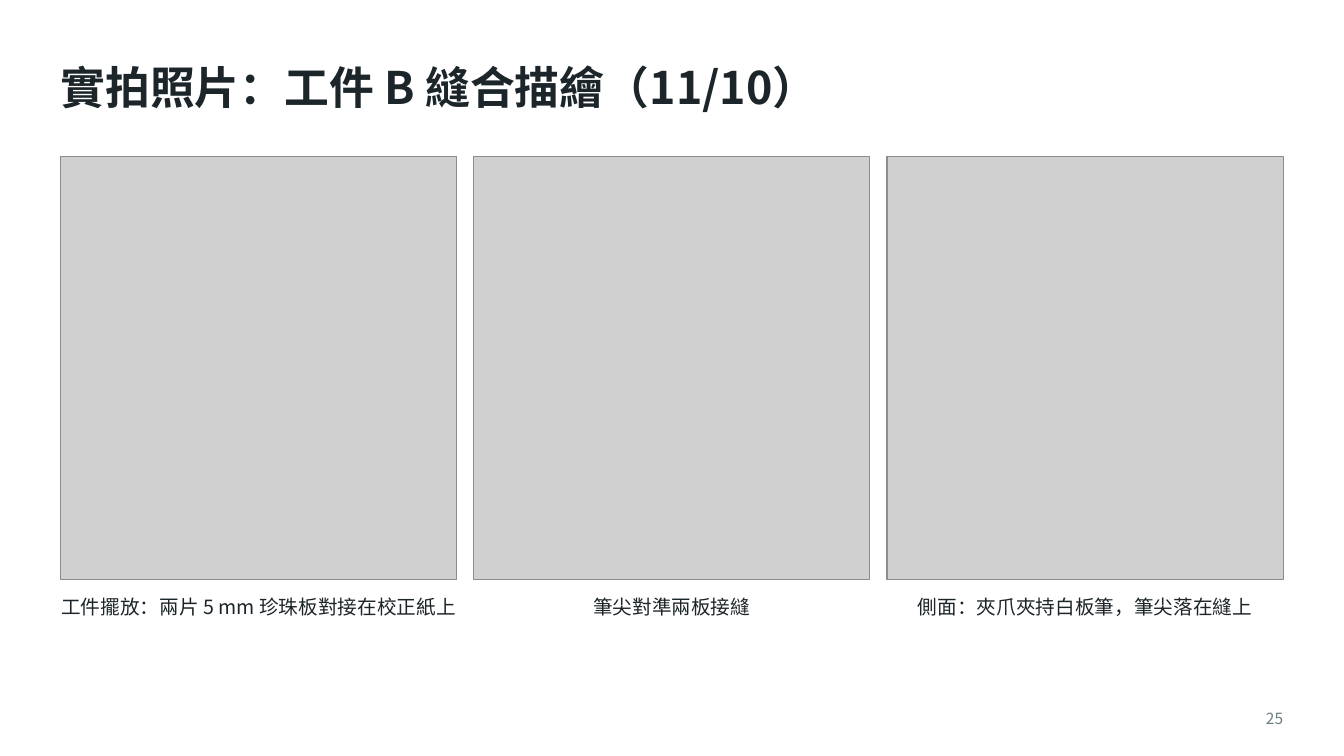
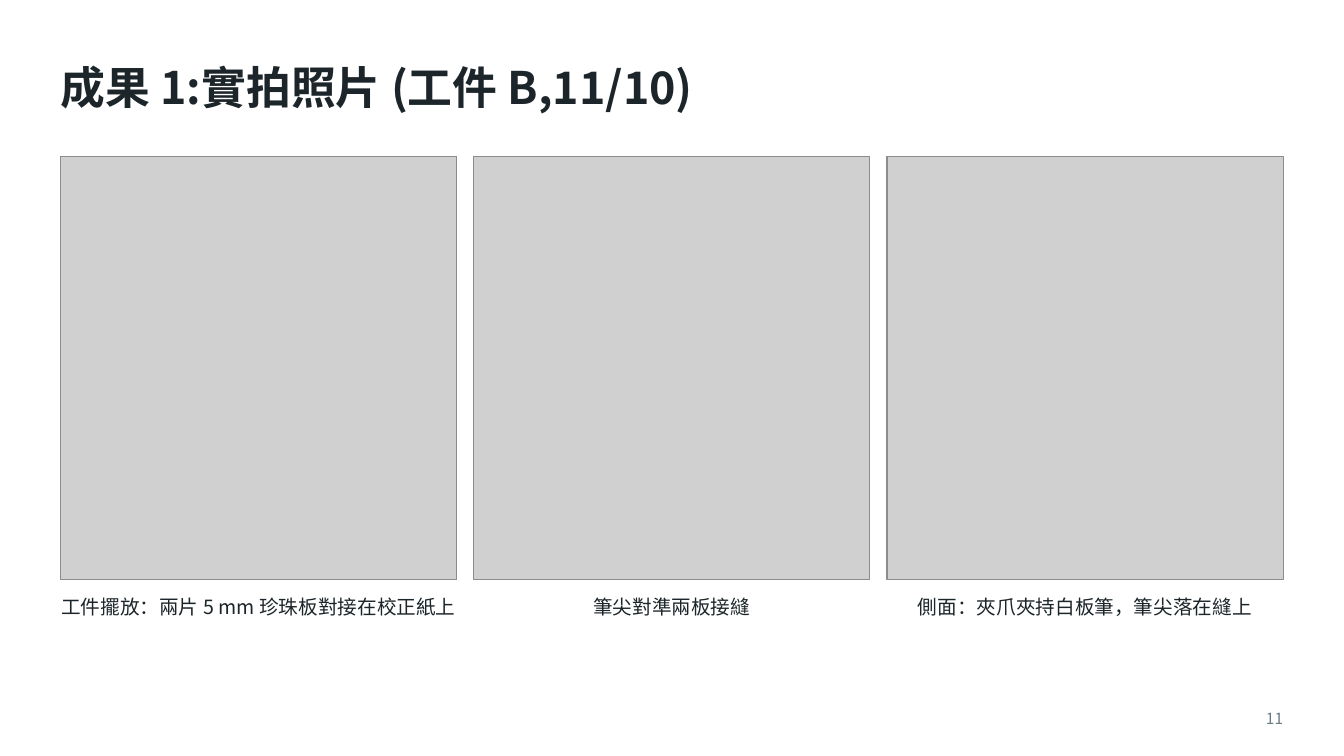
Before and after one commit to Rayyang800/PBL-path-planning, a slide deck: slide 11 of PBL專題規劃報告_三種工件版.pptx (slide 25 before the commit). Drawn at 1344x756 pixels with LibreOffice and Linux fonts; fonts in the diff are those of the drawing; grey boxes stand for pictures. Boxes give left, top, right and bottom in pixels: in the first picture for what was removed or moved away, otherwise in the second. Text is boxed around its words. In the diff, an @@ line names an element or a change of style, - is before the commit and + after.

```diff
--- a/PBL專題規劃報告_三種工件版.pptx
+++ b/PBL專題規劃報告_三種工件版.pptx
@@ title at (60,65,693,114): text changed @@
-實拍照片：工件 B 縫合描繪（11/10）
+成果 1:實拍照片 (工件 B,11/10)
@@ page number at (1266,712,1283,724): text changed @@
-25
+11
```
Also in this commit, not shown: 9 other slides changed, 12 slides added, 1 slide removed, 26 other files.
